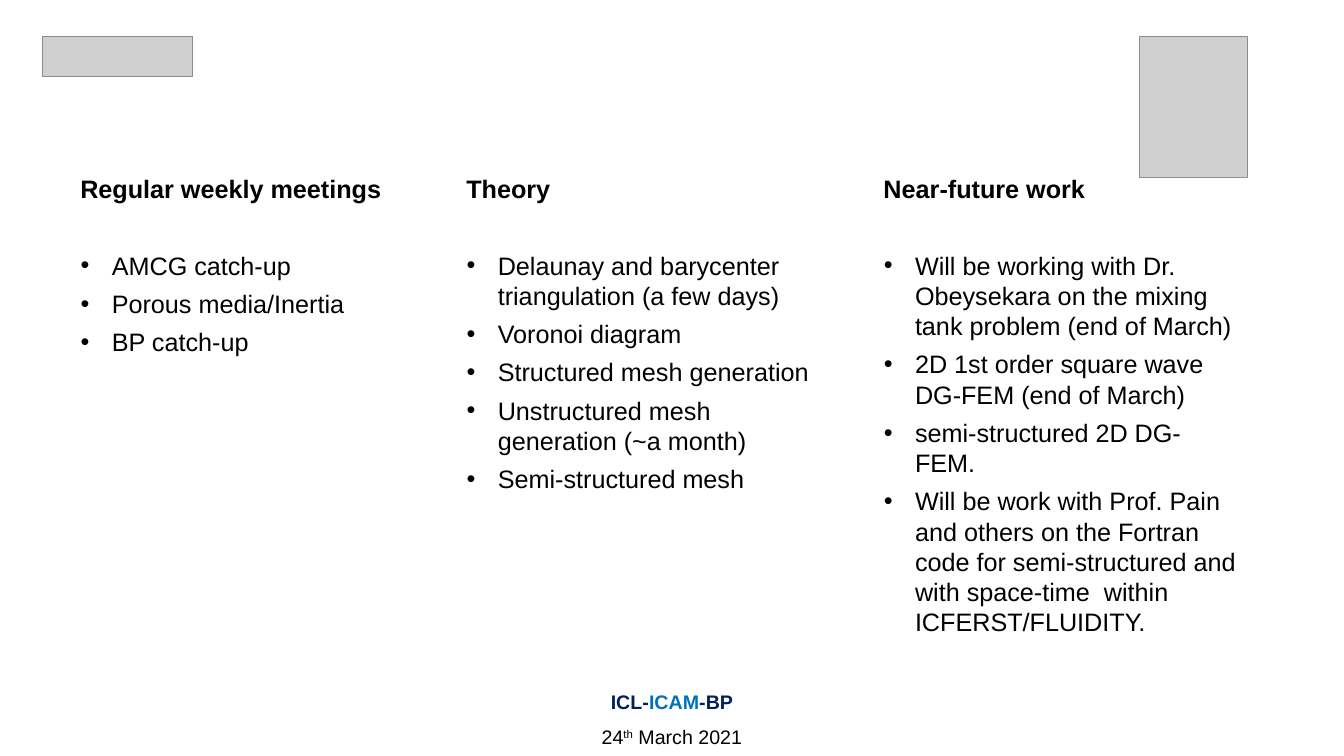
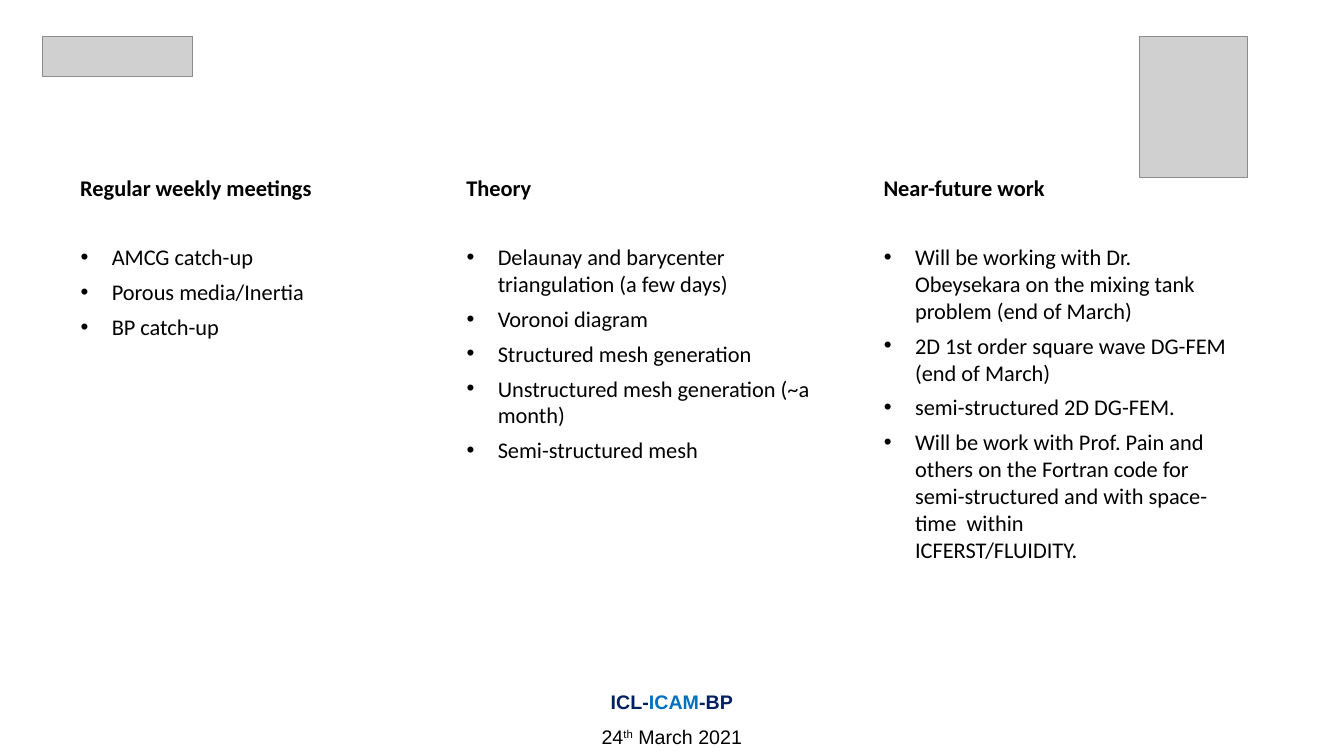
Before and after one commit to Amin-Nadimy/Wave-Equation, a slide deck: slide 11 of BP/Q2 2021/BP-ICAM62 30 June 2021.pptx (slide 7 before the commit). Drawn at 1344x756 pixels with LibreOffice and Linux fonts; fonts in the diff are those of the drawing; grey boxes stand for pictures. Boxes give left, top, right and bottom in pixels: in the first picture for what was removed or moved away, otherwise in the second. Text is boxed around its words. In the diff, an @@ line names an element or a change of style, - is before the commit and + after.

```diff
--- a/BP/Q2 2021/BP-ICAM62 30 June 2021.pptx
+++ b/BP/Q2 2021/BP-ICAM62 30 June 2021.pptx
@@ size 18 to 16 pt, font Arial to Calibri in 3 elements at box(884, 180, 1226, 531), box(80, 180, 311, 339), box(466, 180, 810, 458) @@
```
Also in this commit, not shown: 5 other slides changed, 4 slides added, 17 other files.
